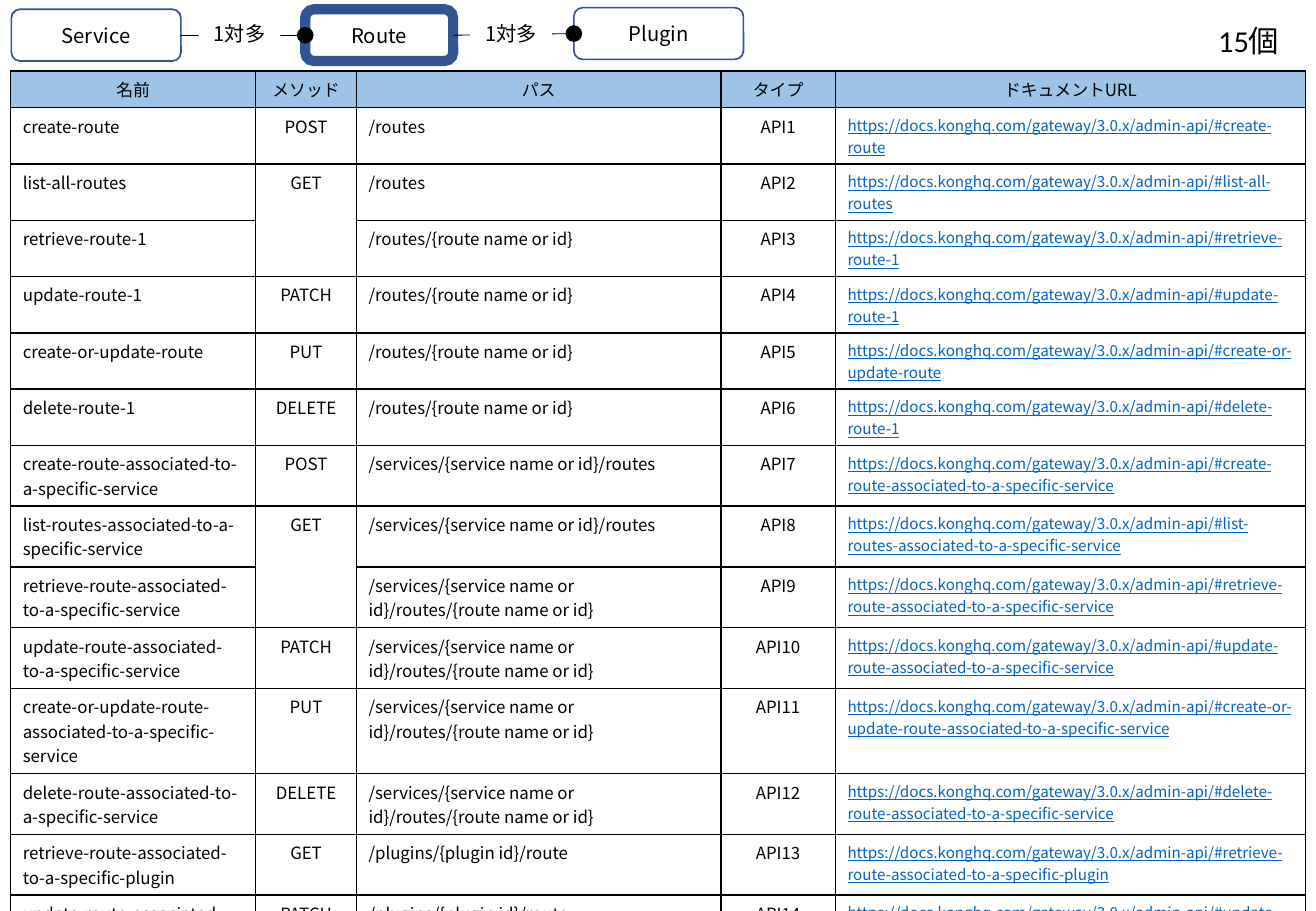
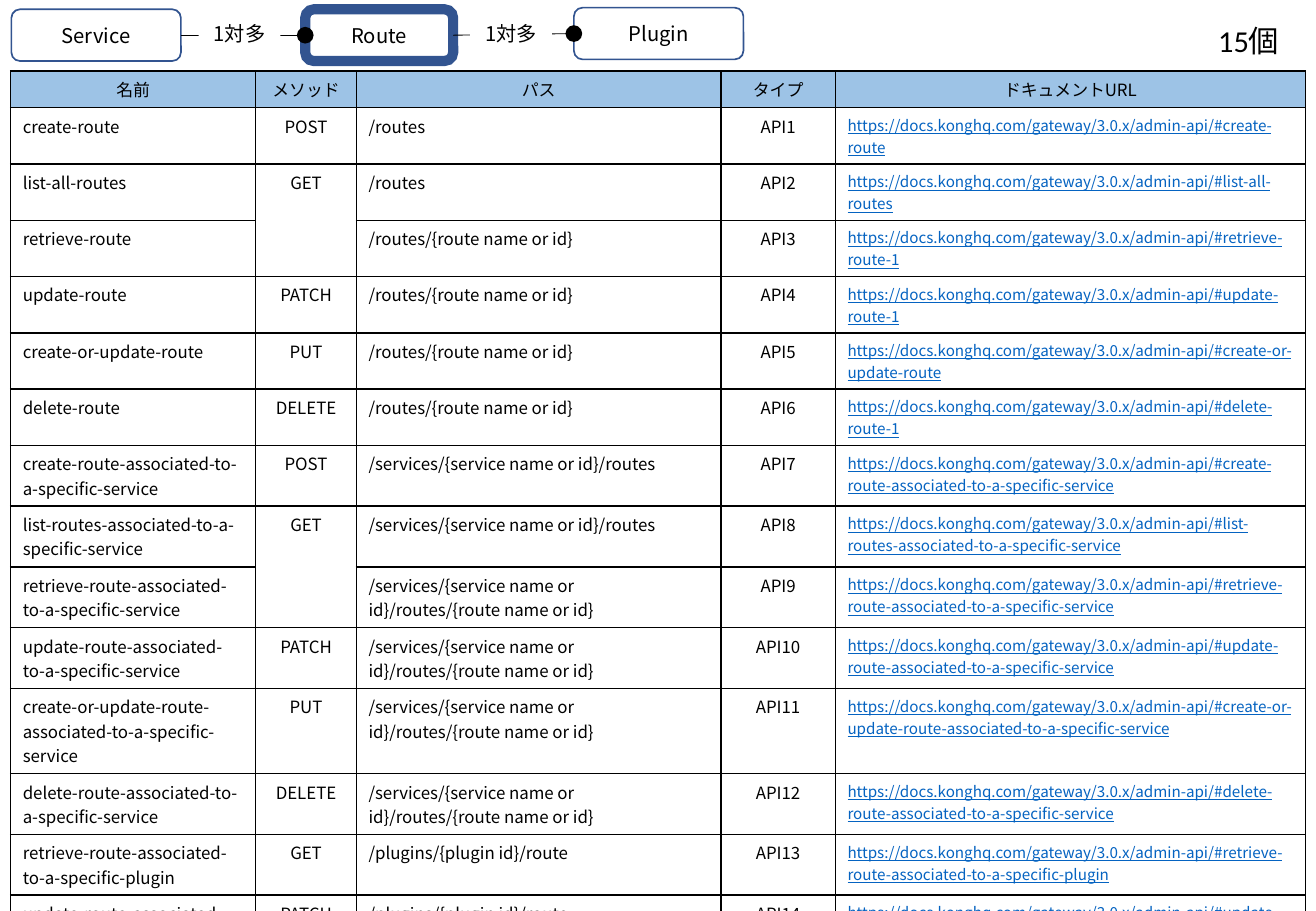
Before and after one commit to david3080/kongadminapi, a slide deck: slide 4 of KongAdminAPI.pptx. Drawn at 1316x911 pixels with LibreOffice and Linux fonts; fonts in the diff are those of the drawing. Boxes give left, top, right and bottom in pixels: in the first picture for what was removed or moved away, otherwise in the second. Text is boxed around its words. In the diff, an @@ line names an element or a change of style, - is before the commit and + after.

```diff
--- a/KongAdminAPI.pptx
+++ b/KongAdminAPI.pptx
@@ table at (x1=11, y1=72, x2=1306, y2=910) @@
-row 4, column 1: retrieve-route-1
+row 4, column 1: retrieve-route
-row 5, column 1: update-route-1
+row 5, column 1: update-route
-row 7, column 1: delete-route-1
+row 7, column 1: delete-route
```
Also in this commit, not shown: 8 other slides changed, 2 other files.
